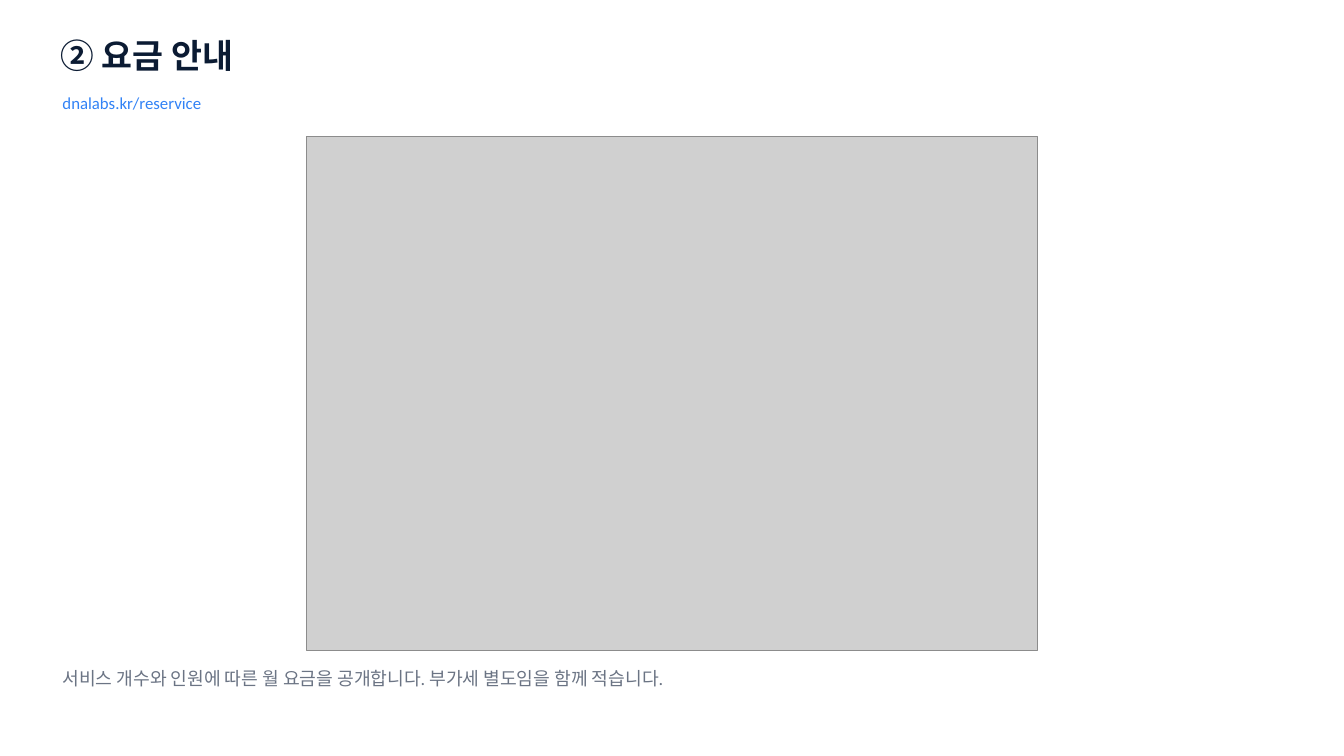
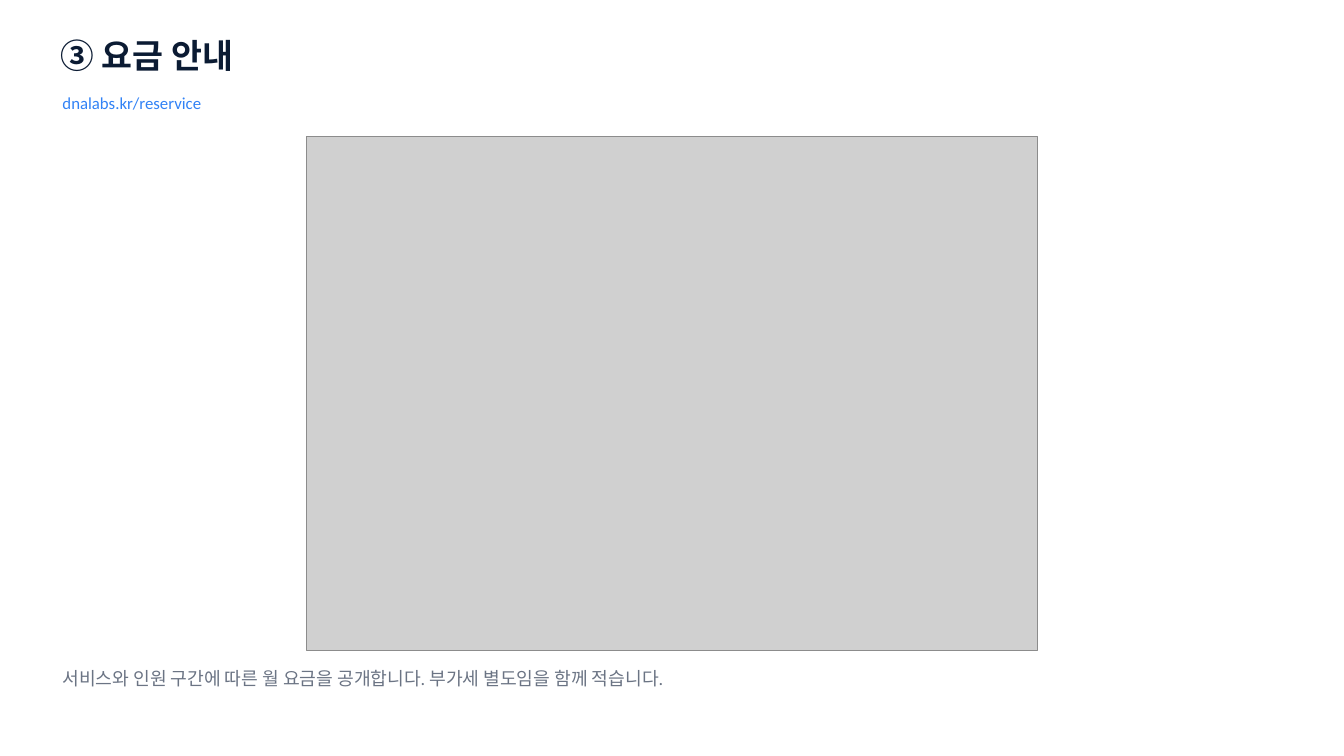
Before and after one commit to MotoDNA/network-dna, a slide deck: slide 4 of 토스페이먼츠_결제경로.pptx (slide 3 before the commit). Drawn at 1344x756 pixels with LibreOffice and Linux fonts; fonts in the diff are those of the drawing; grey boxes stand for pictures. Boxes give left, top, right and bottom in pixels: in the first picture for what was removed or moved away, otherwise in the second. Text is boxed around its words. In the diff, an @@ line names an element or a change of style, - is before the commit and + after.

```diff
--- a/토스페이먼츠_결제경로.pptx
+++ b/토스페이먼츠_결제경로.pptx
@@ text at [60,39,233,71]: text changed @@
-② 요금 안내
+③ 요금 안내
@@ text at [62,670,663,687]: text changed @@
-서비스 개수와 인원에 따른 월 요금을 공개합니다. 부가세 별도임을 함께 적습니다.
+서비스와 인원 구간에 따른 월 요금을 공개합니다. 부가세 별도임을 함께 적습니다.
```
Also in this commit, not shown: 4 other slides changed, 2 slides added.
